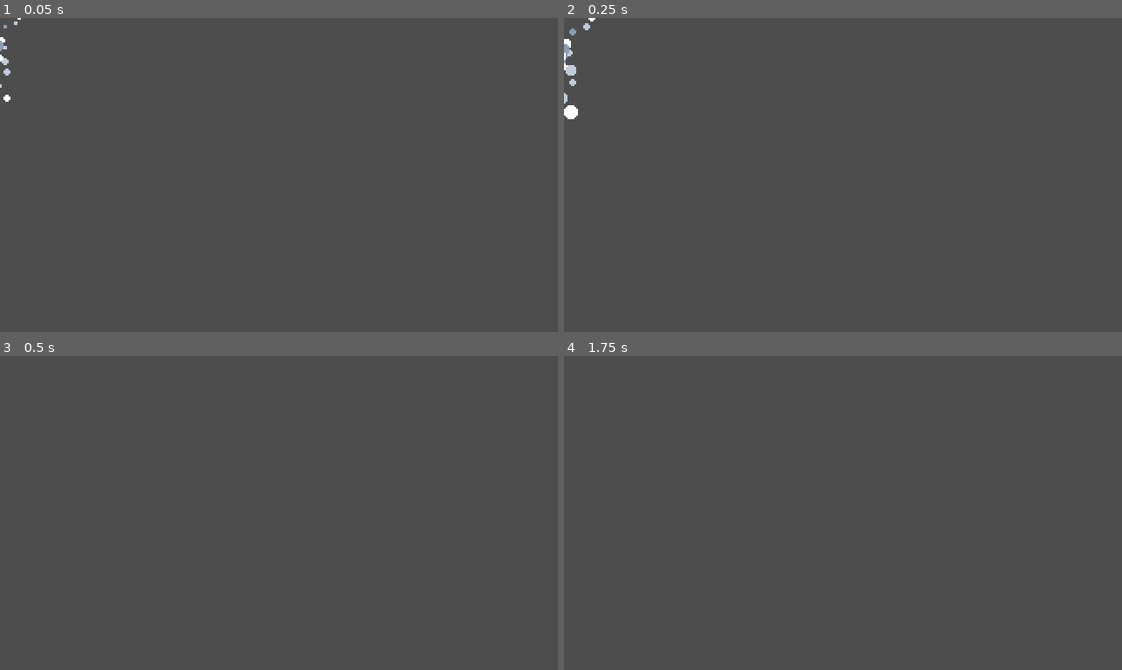
Above: before the commit, frames 1-4 (two rows, left to right).
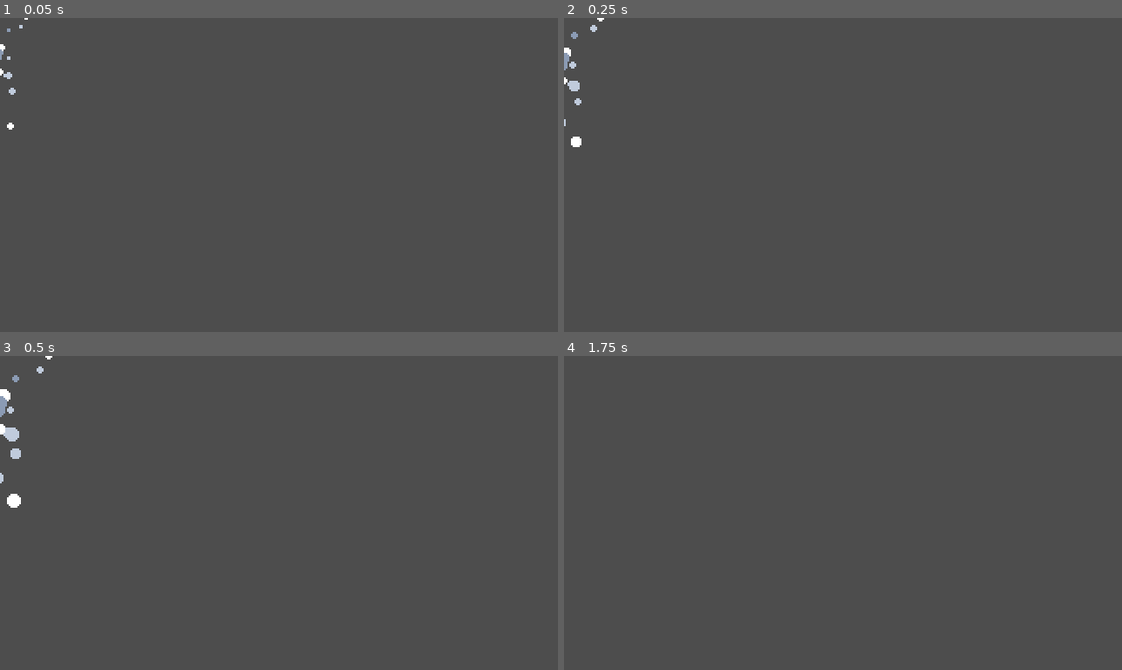
Above: after the commit, the same moments.

Repository: mvdmakesthings/PlanePoultryPanic
Game: Godot game, scene res://scenes/objects/extinguisher_spray.tscn
The game is run twice, just before and just after one commit, with the same random seed, the same clock (stepped at 60 frames per second) and the same inputs. This scene is started directly instead of the project's main scene.
Inputs (mouse positions are in pixels of both pictures, inside the frame that each line leads up to):
- Up to frame 1 (0.05 s): no input
- Up to frame 2 (0.25 s): no input
- Up to frame 3 (0.5 s): no input
- Up to frame 4 (1.75 s): move the mouse to (965, 497) at 0.52 s; hold D (move_right) 0.53-1.28 s; hold Shift (run) 0.53-1.28 s; click (965, 497) at 0.67 s; tap Space (use_item) at 0.8, 1.35 s; tap Enter at 1.25 s; move the mouse to (731, 528) at 1.27 s; hold S (move_down) from 1.28 s (still down); tap Shift (run) at 1.55 s

The runs differ from the first frame. In frame 1, 0.2% of the frame differs, in the area x 0-5%, y 0-36%; in frame 2, 0.5%, in the area x 0-8%, y 0-42%; in frame 3, 0.5%; in frame 4, nothing differs.

Commit message:
Make the extinguisher work when a chicken is attacking
After a peck, the player is knocked one way and the chicken bounces
the other, leaving it out of the old forward cone and point-blank
burst, especially while fleeing. Now:

- the spray swings toward the nearest unfrozen chicken within 64px,
  whichever way the player faces
- the foam hangs for half a second and freezes chickens that run in
- the cone reaches 60px (from 44) and is a bit wider, and the burst
  covers 20px (from 14)

A new test sprays at 0, 0.3, and 0.6 seconds after being pecked from
behind while fleeing; all freeze the attacker.

Diff:
--- a/game/scripts/characters/player.gd
+++ b/game/scripts/characters/player.gd
@@ -23,6 +23,9 @@
 ## suitcase; an egg costs a single unit, a quarter of one.
 const SUITCASE := 4
 const SHADOW_COLOR := Color(0.094, 0.078, 0.145, 0.4)
+## The extinguisher swings toward the nearest unfrozen chicken this close,
+## whichever way the player is facing, so it works mid-chase.
+const SPRAY_AIM_RANGE := 64.0
 
 @export var walk_speed := 100.0
 @export var run_speed := 150.0
@@ -208,10 +211,24 @@
 	if index < 0:
 		return
 	inventory.take_from(index)
+	facing = _spray_aim()
 	var foam := SPRAY_SCENE.instantiate() as ExtinguisherSpray
 	foam.direction = facing
 	foam.position = position
 	get_parent().add_child(foam)
+
+
+## Aim at the nearest threatening chicken in range, or straight ahead.
+func _spray_aim() -> Vector2:
+	var best := SPRAY_AIM_RANGE
+	var aim := facing
+	for node in get_tree().get_nodes_in_group("chickens"):
+		var chicken := node as Chicken
+		var distance := global_position.distance_to(chicken.global_position)
+		if chicken.state != Chicken.State.FROZEN and distance < best and distance > 0.5:
+			best = distance
+			aim = global_position.direction_to(chicken.global_position)
+	return aim
 
 
 ## Drops the whole selected slot on the floor just ahead, to make room.
--- a/game/scripts/objects/extinguisher_spray.gd
+++ b/game/scripts/objects/extinguisher_spray.gd
@@ -1,22 +1,24 @@
 class_name ExtinguisherSpray
 extends Node2D
 ## One blast of the fire extinguisher: a short cone of foam, plus a burst
-## right around the player. On the first frame it freezes every chicken in
-## the cone or the burst and destroys any mushroom patch in the cone, then
-## the foam drifts out and fades. Place it at the player's feet.
+## right around the player. For as long as the foam hangs in the air it
+## freezes every chicken in the cone or the burst, including ones that run
+## into it, and destroys any mushroom patch in the cone. Place it at the
+## player's feet.
 
 const FOAM := [Color("ffffff"), Color("c0cbdc"), Color("8b9bb4")]
 
-@export var length := 44.0
+@export var length := 60.0
 ## Half the cone's opening angle, in degrees.
-@export var half_angle := 32.0
+@export var half_angle := 38.0
 @export var freeze_time := 4.0
 ## Chickens this close to the player's feet freeze whichever way the player
 ## faces, so a chicken pecking from the side or behind can still be stopped.
-@export var point_blank_radius := 14.0
+@export var point_blank_radius := 20.0
 ## Foam is drawn from the nozzle at waist height, slightly ahead of the feet.
 const NOZZLE_HEIGHT := 4.0
-@export var lifetime := 0.4
+## How long the foam hangs in the air, still freezing chickens that enter it.
+@export var lifetime := 0.5
 
 var direction := Vector2.DOWN
 
@@ -36,6 +38,10 @@
 		# Flattened ring, since the floor is seen at an angle.
 		var around := Vector2.from_angle(i * TAU / 10.0) * point_blank_radius * 0.7
 		_burst.append(Vector2(around.x, around.y * 0.5))
+
+
+func _physics_process(_delta: float) -> void:
+	_apply()
 
 
 func _process(delta: float) -> void:
@@ -63,6 +69,8 @@
 func _apply() -> void:
 	for node in get_tree().get_nodes_in_group("chickens"):
 		var chicken := node as Chicken
+		if chicken.state == Chicken.State.FROZEN:
+			continue
 		if in_cone(chicken.global_position) or in_burst(chicken.global_position):
 			chicken.freeze(freeze_time)
 	for node in get_tree().get_nodes_in_group("mushroom_patches"):
--- a/game/tests/prototype_smoke.gd
+++ b/game/tests/prototype_smoke.gd
@@ -105,6 +105,7 @@
 	await _recoil_test()
 	await _inventory_tests()
 	await _hiding_tests()
+	await _spray_under_attack_tests()
 
 	if _failures.is_empty():
 		print("SMOKE TEST PASSED")
@@ -491,6 +492,35 @@
 	room.queue_free()
 
 
+## Spraying in the heat of a fight: the player flees, gets pecked from
+## behind, and sprays right away, still facing the way they were running.
+func _spray_under_attack_tests() -> void:
+	for delay: float in [0.0, 0.3, 0.6]:
+		var setup := await _fresh_room(Vector2(200, 230), Vector2(240, 230))
+		var chicken: Chicken = setup[1]
+		var player: Player = setup[2]
+		chicken.power_up("rage")  # fast enough to catch a walking player
+		player.give_extinguisher(3)
+		Input.action_press("move_right")
+		var pecked := false
+		for i in 120:
+			await get_tree().physics_frame
+			if player.health < player.max_health:
+				pecked = true
+				break
+		Input.action_release("move_right")
+		await _wait(delay)
+		var distance := chicken.global_position.distance_to(player.global_position)
+		_tap("use_item")
+		await get_tree().physics_frame
+		await _wait(0.4)
+		print("sprayed %.1fs after a peck, chicken %.0f px away, facing %s: state %d" % [
+			delay, distance, player.facing, chicken.state])
+		_check(pecked and chicken.state == Chicken.State.FROZEN,
+			"spraying %.1fs after being pecked from behind freezes the attacker" % delay)
+		setup[0].queue_free()
+
+
 ## Walking up through the gate's open doors wins the round.
 func _gate_test() -> void:
 	# Park the spare chicken well away from the player's start, so its
Not shown, changed: docs/game-design-document.md
